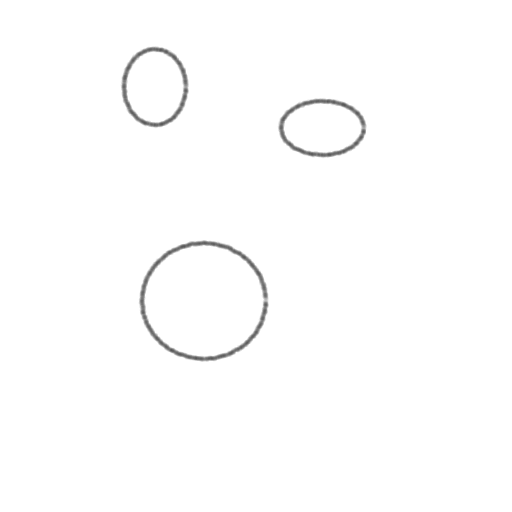
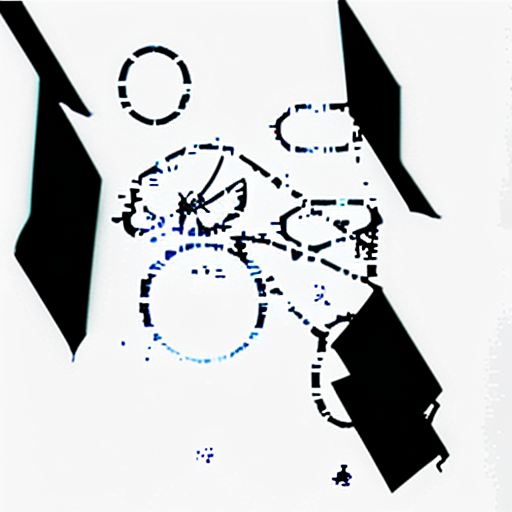
Two versions of the same layered image (w=512, h=512). Layer-by-layer changes:
added layer "Vector Layer 1" above "[Preview] light circle" over [0, 0, 512, 512]
painted on "Paint Layer 1" over [64, 0, 448, 448]
